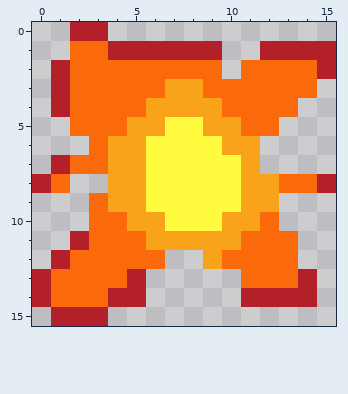
Two states of a pixel-art sprite, img/explosion2.png. Above, as it was before the edit.
The file is 16x16 pixels.
New version:
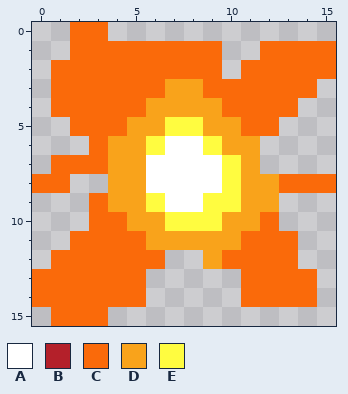
Palette (. is transparent): A #ffffff  B #b4202a  C #fa6a0a  D #f9a31b  E #fffc40
Diff:
The edit turns colour E into colour A in row 6 at x 7 to 8; in rows 7 to 8 at x 6 to 9; in row 9 at x 7 to 8.
The edit turns colour B into colour C in row 0 at x 2 to 3; in row 1 at x 4 to 9 and 12 to 15; in row 2 at x 1 and 15; in rows 3 to 4 at x 1; in row 7 at x 1; in row 8 at x 0 and 15.
The edit turns colour B into colour C in row 11 at x 2; in row 12 at x 1; in row 13 at x 0, 5 and 14; in row 14 at x 0, 4 to 5 and 11 to 14; in row 15 at x 1 to 3.
Where, in picture pixels (left, top, right, bottom), the same in both pictures:
changed: (32, 22, 336, 326)
